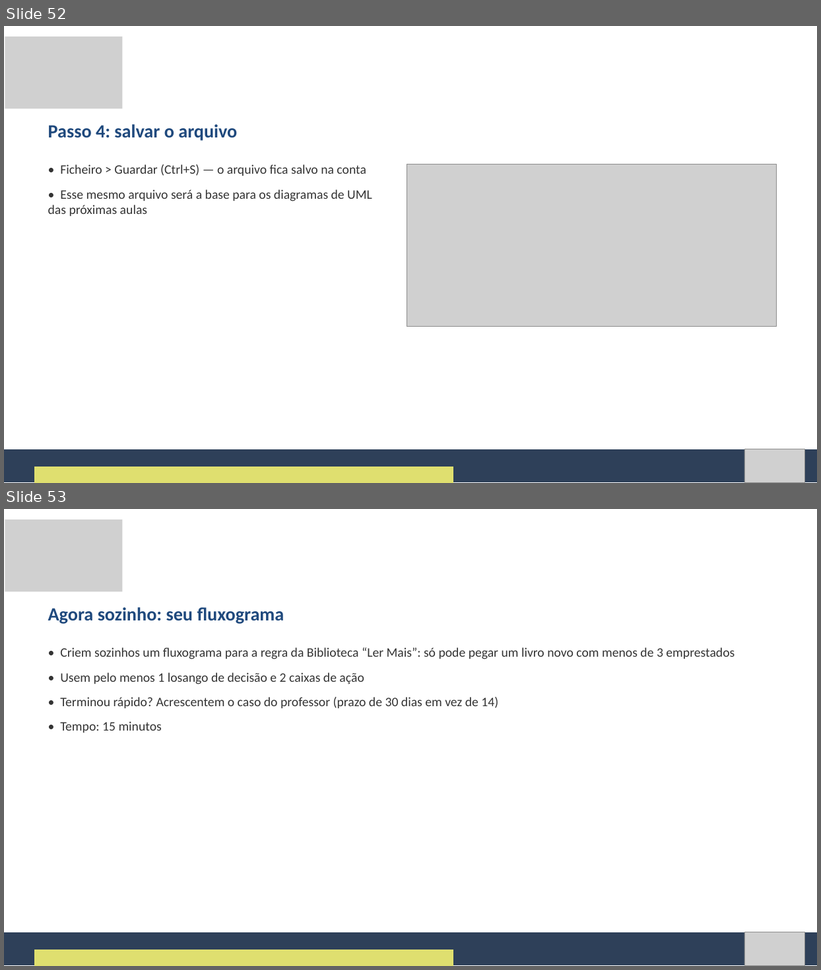
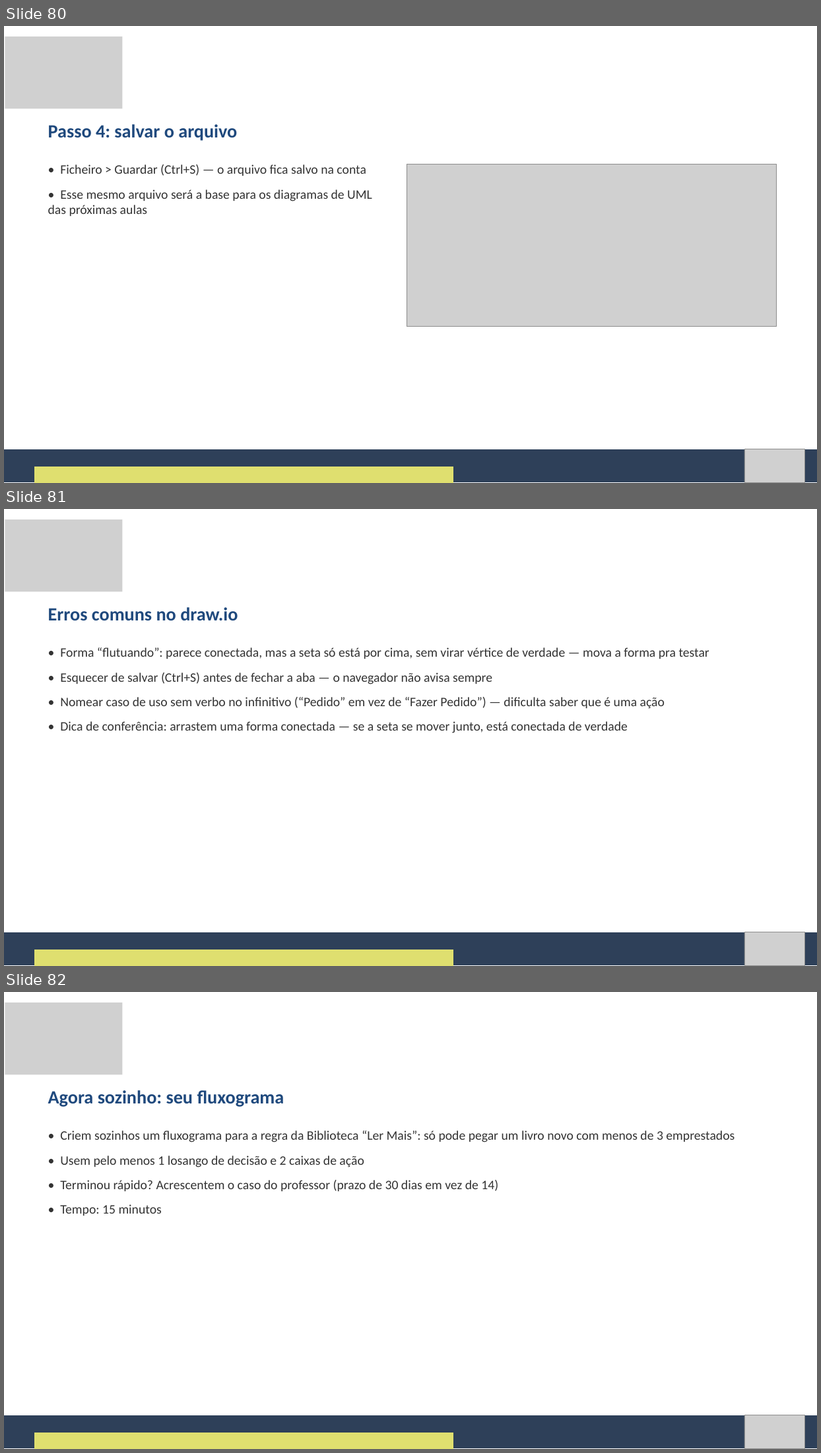
Before and after one commit to Natan20/Curso-Modelagem-De-Sistemas-Material, a slide deck: Aula 03 - 11-09-2026/Aula 3 - Slides.pptx. Shown one above the other, each under a label of ours: slides 52 and 53 before the commit, slides 80, 81 and 82 after it. The pictures are 821x970 and 821x1453 pixels, drawn with LibreOffice and Linux fonts; fonts in the diff are those of the drawing; grey boxes stand for pictures. Boxes give left, top, right and bottom in pixels: in the first picture for what was removed or moved away, otherwise in the second. Text is boxed around its words. In the diff, an @@ line names an element or a change of style, - is before the commit and + after.

```diff
--- a/Aula 03 - 11-09-2026/Aula 3 - Slides.pptx
+++ b/Aula 03 - 11-09-2026/Aula 3 - Slides.pptx
@@ slide 81 added at (4,509,817,966), background #FFFFFF @@
@@ picture added at (5,520,122,592) @@
@@ text added at (48,607,238,621), 33 pt, text #1F497D, bold @@
+Erros comuns no draw.io
@@ text added at (60,648,710,733), 23 pt, text #333333 @@
+• Forma “flutuando”: parece conectada, mas a seta só está por cima, sem virar vértice de verdade — mova a forma pra testar
+• Esquecer de salvar (Ctrl+S) antes de fechar a aba — o navegador não avisa sempre
+• Nomear caso de uso sem verbo no infinitivo (“Pedido” em vez de “Fazer Pedido”) — dificulta saber que é uma ação
+• Dica de conferência: arrastem uma forma conectada — se a seta se mover junto, está conectada de verdade
@@ freeform shape added at (4,933,817,966), fill #2E4059 @@
@@ picture added at (745,932,805,966) @@
@@ freeform shape added at (34,950,453,966), fill #DFDF6F @@
@@ what was slide 52 is now slide 80 @@
@@ what was slide 53 is now slide 82 @@
```
Also in this commit, not shown: 9 slides changed, 33 other slides added, 2 other files.
